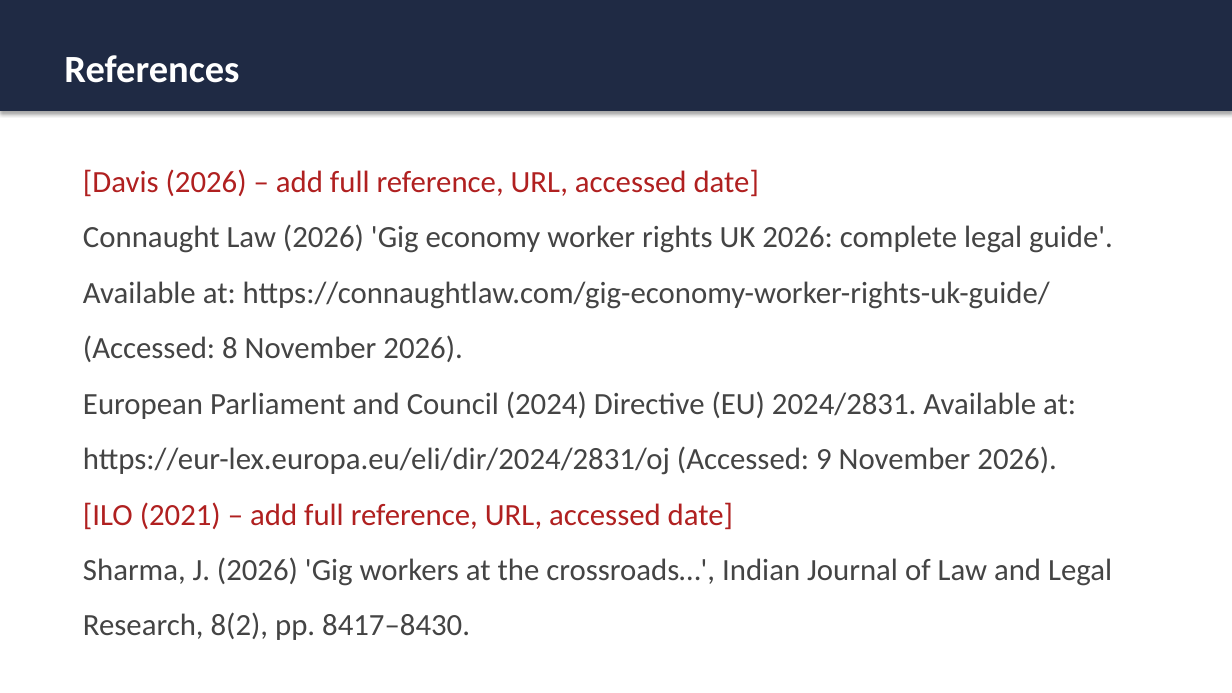
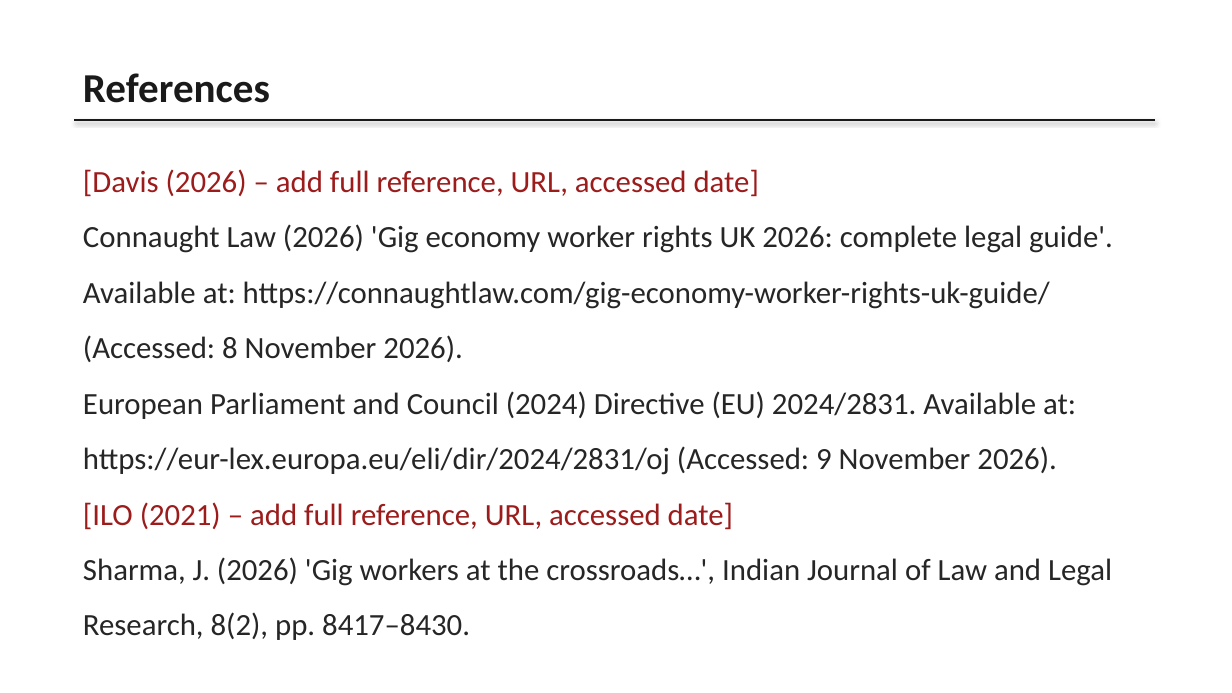
Before and after one commit to karanrg22-svg/skill, a slide deck: slide 9 of Ride-Hailing_Presentation.pptx. Drawn at 1232x693 pixels with LibreOffice and Linux fonts; fonts in the diff are those of the drawing. Boxes give left, top, right and bottom in pixels: in the first picture for what was removed or moved away, otherwise in the second. Text is boxed around its words. In the diff, an @@ line names an element or a change of style, - is before the commit and + after.

```diff
--- a/Ride-Hailing_Presentation.pptx
+++ b/Ride-Hailing_Presentation.pptx
@@ rectangle removed at (0, 0, 1232, 111) @@
@@ text "References": place and size @@
-text "References" at (64, 55, 239, 83)
+text "References" at (83, 73, 270, 103)
@@ text "References" at (83, 73, 270, 103): size 30 to 32 pt, text colour #FFFFFF to #1A1A1A @@
@@ text "[Davis (2026) – add full ..." at (83, 169, 1113, 640): text colour #B02020 to #9C1C1C in "[Davis (2026) – add full reference, URL, ...", "[ILO (2021) – add full reference, URL, ..."; text colour #444444 to #262626 in "Connaught Law (2026) 'Gig economy worker rights ...", "European Parliament and Council (2024) Directive (EU) ...", "Sharma, J. (2026) 'Gig workers at the ..." @@
@@ line added from (74, 120) to (1155, 120), #1A1A1A 1.5 pt @@
```
Also in this commit, not shown: 8 other slides changed.
